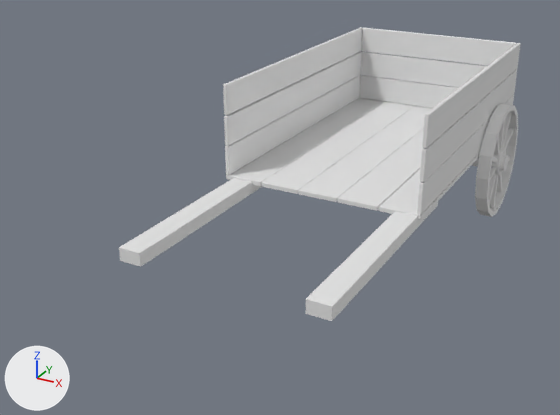
An edit to the Blender file Cart.blend, drawn before and after from the same camera.
The view is the same before and after, from a 50 mm lens placed at (14.6, -44.5, 19.4), pointed at (-2.0, -14.3, 4.4). Lighting does not change. The marker at lower left points along +X, +Y and +Z. The picture after the commit comes second.

Before the edit, the objects in view are built like this:
```python
me_cube = bpy.data.meshes.new('Cube')
me_cube.from_pydata(...)  # 72 vertices, 78 faces; spans x -1.0..1.0, y -26.7..1.0, z -0.5..1.5
me_cube_008 = bpy.data.meshes.new('Cube.008')
me_cube_008.from_pydata(...)  # 32 vertices, 29 faces; spans x -1.0..1.0, y -1.0..1.0, z -0.47..1.53
me_cube_010 = bpy.data.meshes.new('Cube.010')
me_cube_010.from_pydata(...)  # 32 vertices, 29 faces; spans x -1.0..1.0, y -1.0..1.0, z -0.47..1.53
me_cylinder_004 = bpy.data.meshes.new('Cylinder.004')
me_cylinder_004.from_pydata(...)  # 480 vertices, 424 faces; spans x -1.0..1.0, y -1.2..0.8, z -35.0..1.2
ob_crossbeams = bpy.data.objects.new('Crossbeams', me_cube)
ob_crossbeams.location = (0.04, -2.41, 4.95)
ob_crossbeams.scale = (5.02, 0.362, 0.254)
ob_pullingshaft = bpy.data.objects.new('PullingShaft', me_cube_010)
ob_pullingshaft.location = (4.41, -17.19, 4.93)
ob_pullingshaft.scale = (0.534, 5.85, 0.308)
ob_pullingshaft_001 = bpy.data.objects.new('PullingShaft.001', me_cube_008)
ob_pullingshaft_001.location = (-4.04, -17.19, 4.93)
ob_pullingshaft_001.scale = (0.534, 5.85, 0.308)
ob_wheel = bpy.data.objects.new('Wheel', me_cylinder_004)
ob_wheel.location = (-5.41, -2.44, 4.86)
ob_wheel.rotation_euler = (1.571, 0.0, -1.571)  # degrees (90, 0, -90)
ob_wheel.scale = (3.18, 3.18, 0.323)
# also in view: 'Sidewall' at (0.0, -6.1, 7.7); 'Backwall' at (0.0, 1.9, 7.8); 'Floor' at (0.0, -6.1, 5.3)
```
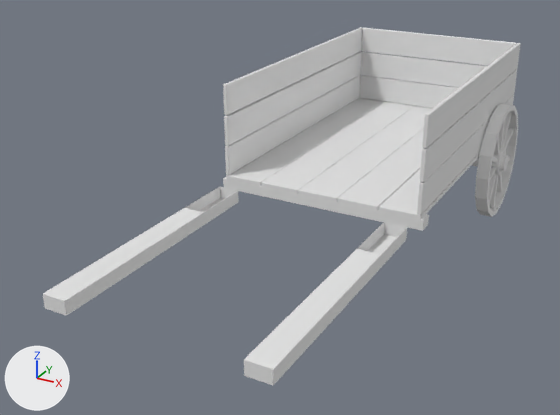
Location of each change, [x1, y1, x2, y2] in pixels of the pictures (560 x 415 px):
```json
{"object": "PullingShaft", "change": "moved", "before": [306, 202, 438, 321], "after": [244, 222, 407, 385]}
{"object": "PullingShaft.001", "change": "moved", "before": [119, 178, 262, 267], "after": [43, 187, 239, 316]}
{"object": "Crossbeams", "change": "reshaped", "after": [223, 177, 429, 231], "on screen": "not visible before"}
```

Edits to the scene script, one JSON object a line:
```json
{"block": "me_cube", "where": "# used by ob_crossbeams; location = (0.04, -2.41, 4.95); scale = (5.02, 0.362, 0.254)"}
{"op": "remove", "block": "me_cube", "code": "me_cube.from_pydata(...)  # 72 vertices, 78 faces; spans x -1.0..1.0, y -26.7..1.0, z -0.5..1.5"}
{"op": "add", "block": "me_cube", "code": "me_cube.from_pydata(...)  # 72 vertices, 78 faces; spans x -1.0..1.0, y -32.9..1.0, z -0.8..1.5"}
{"block": "me_cube", "change": "me_cube part 1: the loose piece of 24 vertices spanning x -0.7..0.8, y -26.7..-24.7, z -0.5..1.5 is scaled about its middle by (1.4, 1, 1), then moved by (0.0, -6.2, -0.4)"}
{"op": "set", "path": "ob_pullingshaft_001.location", "old": "(-4.04, -17.19, 4.93)", "new": "(-4.04, -21.41, 4.93)"}
{"op": "set", "path": "ob_pullingshaft.location", "old": "(4.41, -17.19, 4.93)", "new": "(4.41, -21.41, 4.93)"}
```
